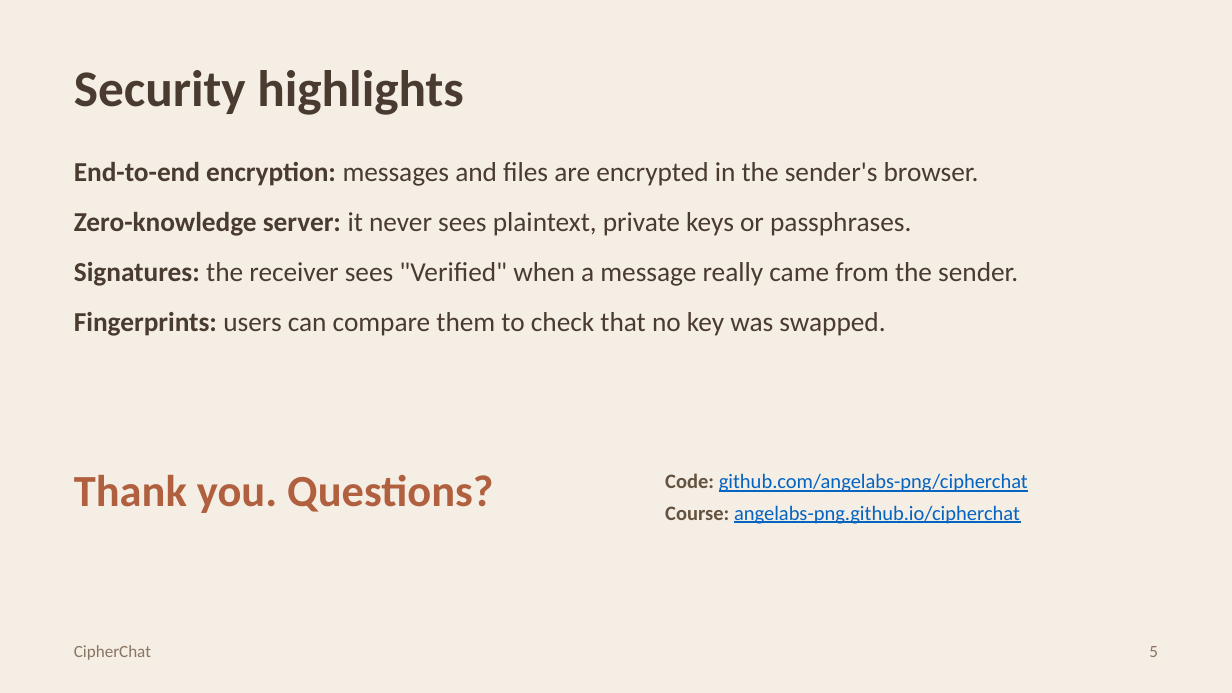
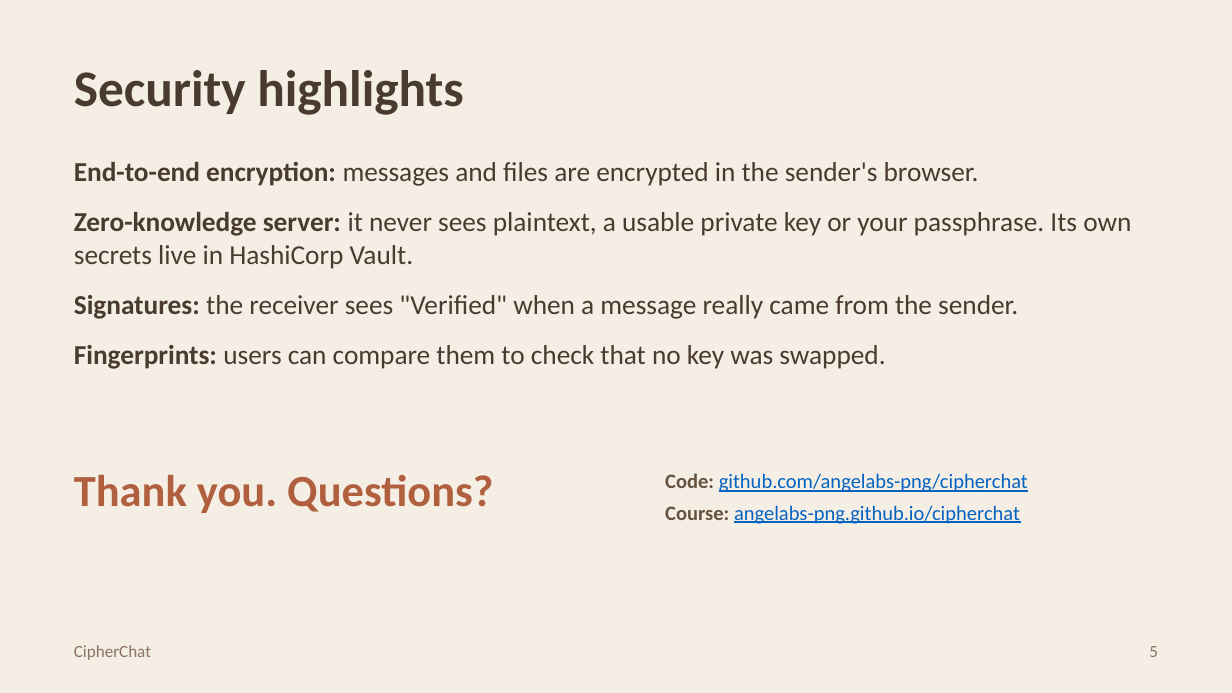
Before and after one commit to DeNoella/cipherchat, a slide deck: slide 5 of blog/docs/public/cybersecurity/pgp-presentation/CipherChat-PGP-Presentation.pptx. Drawn at 1232x693 pixels with LibreOffice and Linux fonts; fonts in the diff are those of the drawing. Boxes give left, top, right and bottom in pixels: in the first picture for what was removed or moved away, otherwise in the second. Text is boxed around its words. In the diff, an @@ line names an element or a change of style, - is before the commit and + after.

Commit message:
docs(presentation): add Vault and the passphrase-once flow to the slides
Update the web slides and the PowerPoint: the passphrase is asked once and
a locked backup goes to the server, HashiCorp Vault joins the technology
table, and the security highlights mention secrets kept in Vault.

```diff
--- a/blog/docs/public/cybersecurity/pgp-presentation/CipherChat-PGP-Presentation.pptx
+++ b/blog/docs/public/cybersecurity/pgp-presentation/CipherChat-PGP-Presentation.pptx
@@ text at (74,212,1131,269): text changed @@
-• Zero-knowledge server: it never sees plaintext, private keys or passphrases.
+• Zero-knowledge server: it never sees plaintext, a usable private key or your passphrase. Its own secrets live in HashiCorp Vault.
```
Also in this commit, not shown: 2 other slides changed, 1 other file.
